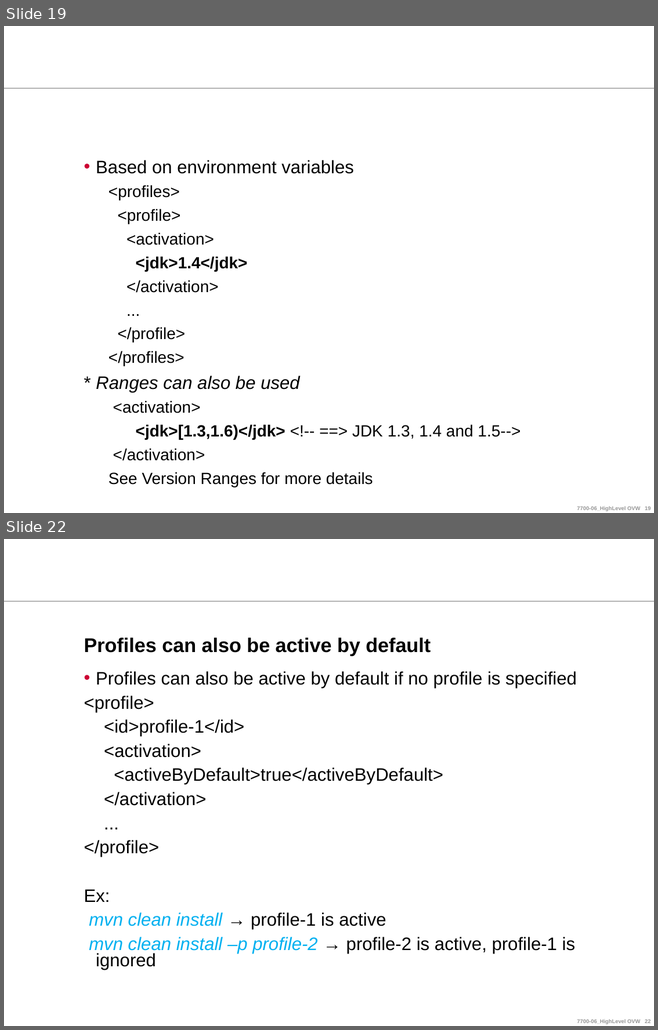
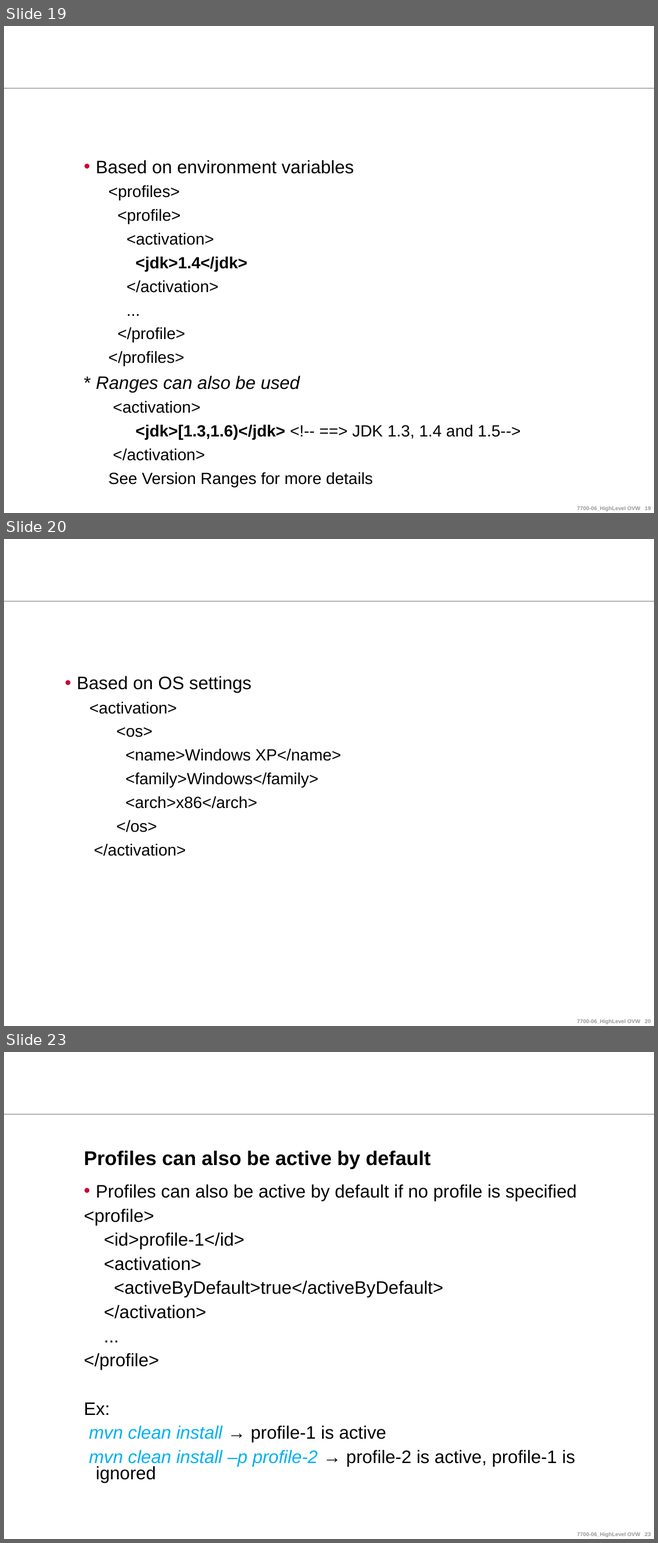
Before and after one commit to ndlongit/longnd-data, a slide deck: Document/Tutorial/[Presentation] Maven.ppt. Shown one above the other, each under a label of ours: slides 19 and 22 before the commit, slides 19, 20 and 23 after it; the slides between them are not shown. The pictures are 658x1030 and 658x1543 pixels, drawn with LibreOffice and Linux fonts; fonts in the diff are those of the drawing; background and template pictures are left out. Boxes give left, top, right and bottom in pixels: in the first picture for what was removed or moved away, otherwise in the second. Text is boxed around its words. In the diff, an @@ line names an element or a change of style, - is before the commit and + after.

```diff
--- a/Document/Tutorial/[Presentation] Maven.ppt
+++ b/Document/Tutorial/[Presentation] Maven.ppt
@@ slide 20 added at bbox=[4, 539, 654, 1026], background #FFFFFF; not listed: 2 template elements that a slide beside it also shows @@
@@ text added at bbox=[76, 676, 341, 856], 18 pt, text #000000 @@
+• Based on OS settings
+  <activation>
+  <os>
+  <name>Windows XP</name>
+  <family>Windows</family>
+  <arch>x86</arch>
+  </os>
+  </activation>
@@ what was slide 22 is now slide 23 @@
```
Also in this commit, not shown: 4 slides changed.
